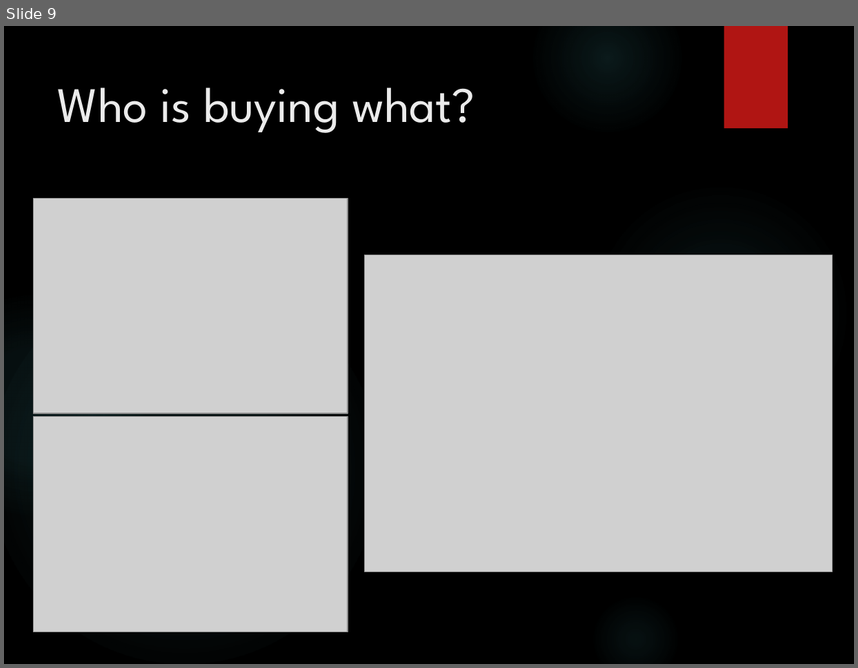
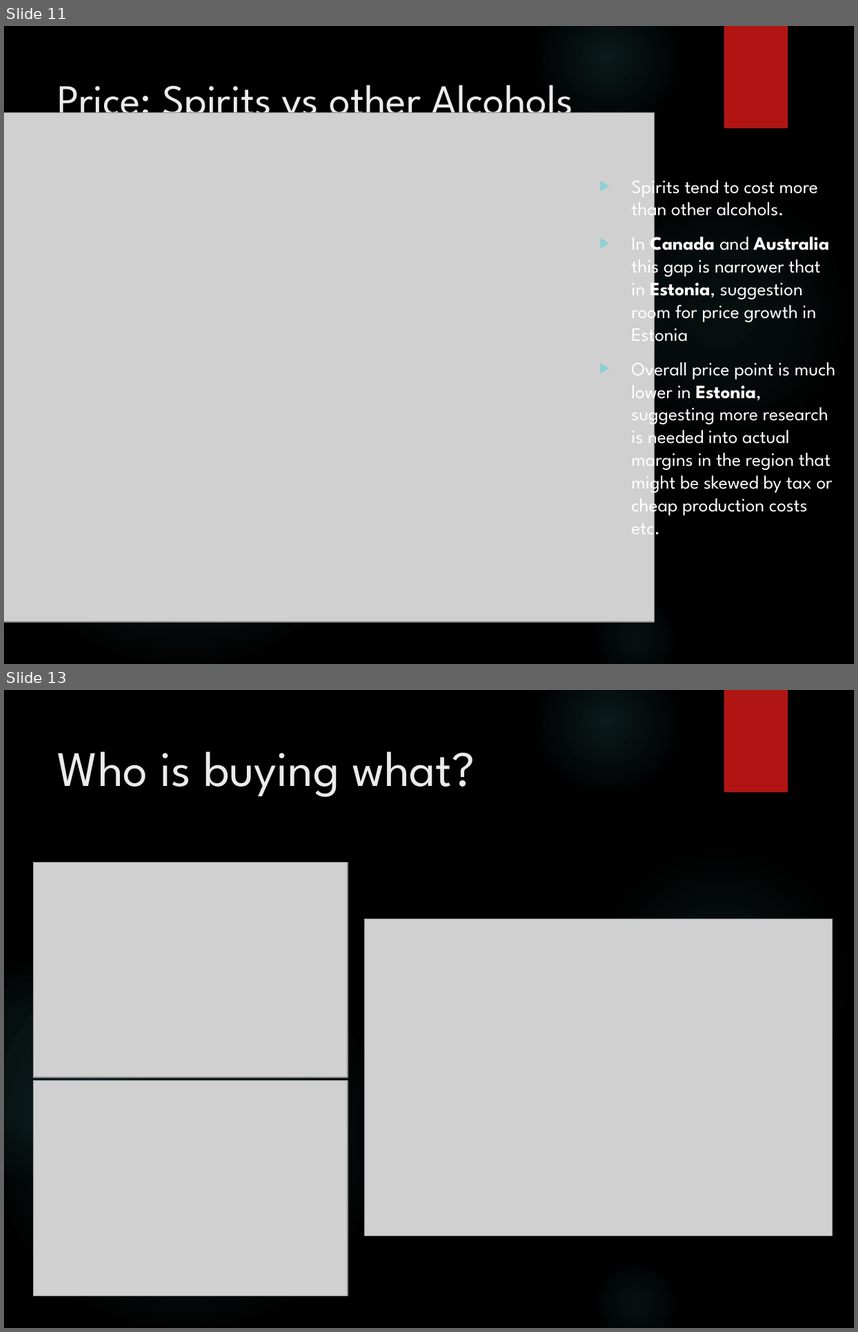
Before and after one commit to ThePennyGoblin/SMU_BootCamp_-Project_1, a slide deck: Marketing Analysis Deck v2024v2.pptx. Shown one above the other, each under a label of ours: slide 9 before the commit, slides 11 and 13 after it; the slides between them are not shown. The pictures are 858x668 and 858x1332 pixels, drawn with LibreOffice and Linux fonts; fonts in the diff are those of the drawing; grey boxes stand for pictures; background and template pictures are left out. Boxes give left, top, right and bottom in pixels: in the first picture for what was removed or moved away, otherwise in the second. Text is boxed around its words. In the diff, an @@ line names an element or a change of style, - is before the commit and + after.

```diff
--- a/Marketing Analysis Deck v2024v2.pptx
+++ b/Marketing Analysis Deck v2024v2.pptx
@@ slide 11 added at bbox=[4, 26, 854, 664], background picture (left out); not listed: 6 template elements that a slide beside it also shows @@
@@ title added at bbox=[58, 85, 574, 127], 36 pt, text #EBEBEB @@
+Price: Spirits vs other Alcohols
@@ picture added at bbox=[4, 113, 654, 622] @@
@@ text added at bbox=[631, 174, 836, 540], 16 pt, text #FFFFFF @@
+▶ Spirits tend to cost more than other alcohols.
+▶ In Canada and Australia this gap is narrower that in Estonia, suggestion room for price growth in Estonia
+▶ Overall price point is much lower in Estonia, suggesting more research is needed into actual margins in the region that might be skewed by tax or cheap production costs etc.
@@ what was slide 9 is now slide 13 @@
```
Also in this commit, not shown: 9 slides changed, 4 other slides added, 3 slides removed, 20 other files.
